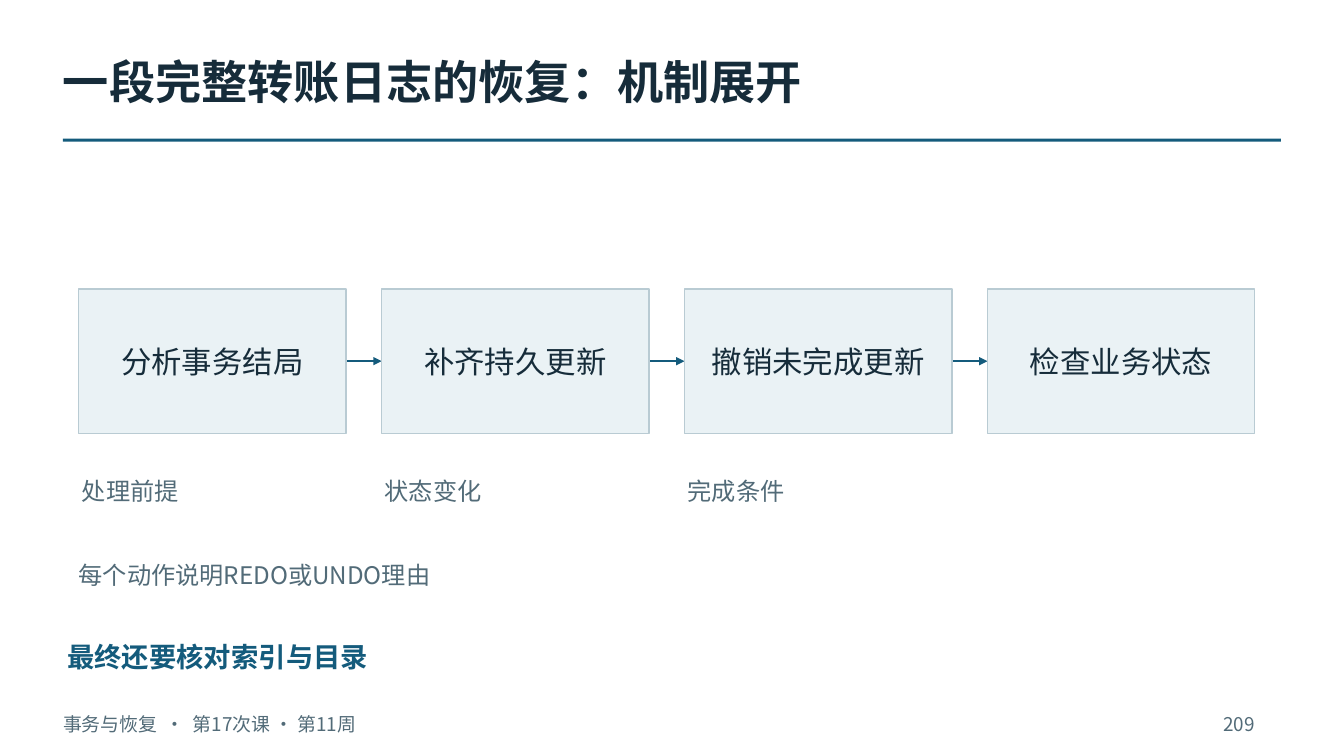
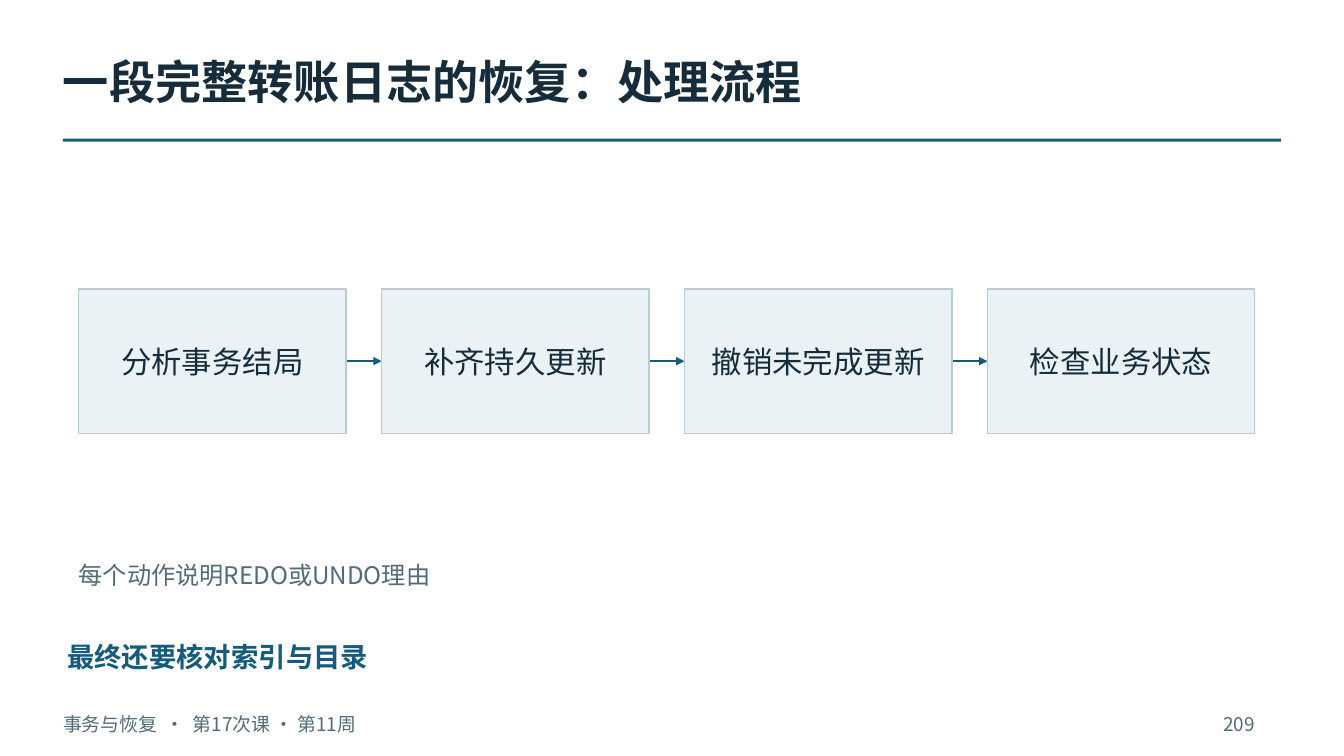
Before and after one commit to intellistream/database-kernel-course-student, a slide deck: slide 209 of 01_课件（第6版）/04_事务与恢复.pptx. Drawn at 1344x756 pixels with LibreOffice and Linux fonts; fonts in the diff are those of the drawing. Boxes give left, top, right and bottom in pixels: in the first picture for what was removed or moved away, otherwise in the second. Text is boxed around its words. In the diff, an @@ line names an element or a change of style, - is before the commit and + after.

```diff
--- a/01_课件（第6版）/04_事务与恢复.pptx
+++ b/01_课件（第6版）/04_事务与恢复.pptx
@@ text at (x1=63, y1=59, x2=802, y2=103): text changed @@
-一段完整转账日志的恢复：机制展开
+一段完整转账日志的恢复：处理流程
@@ text removed at (x1=82, y1=479, x2=179, y2=502) @@
-处理前提
@@ text removed at (x1=385, y1=479, x2=482, y2=502) @@
-状态变化
@@ text removed at (x1=688, y1=479, x2=785, y2=502) @@
-完成条件
```
Also in this commit, not shown: 184 other slides changed, 6 other files.
